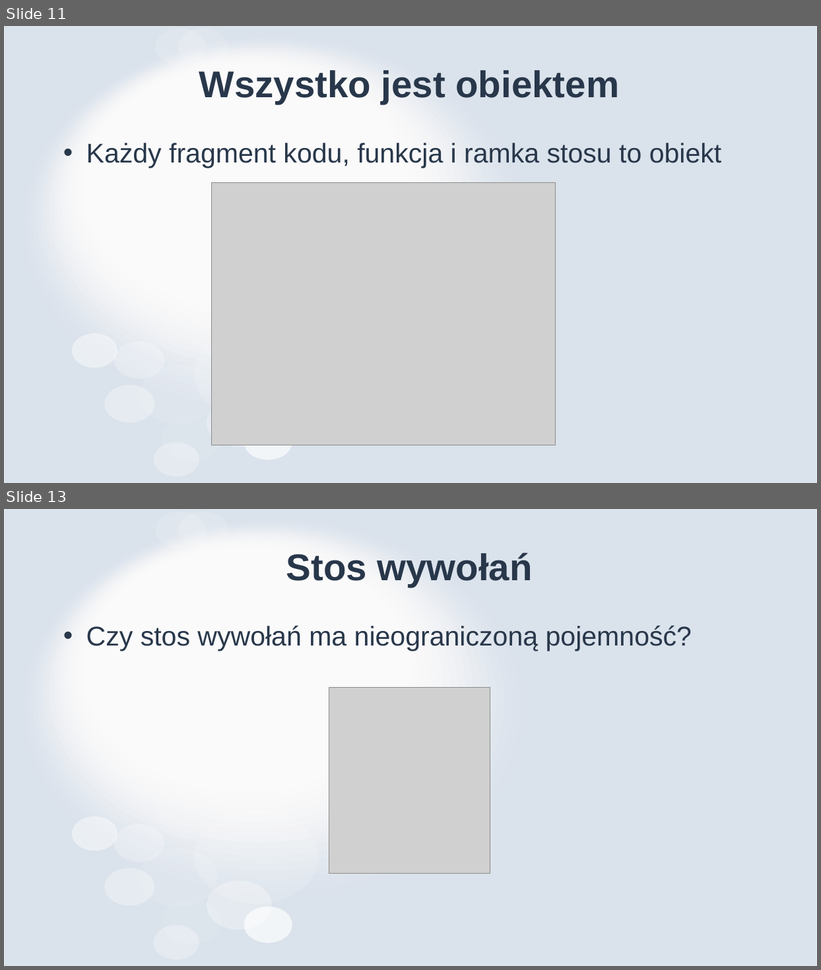
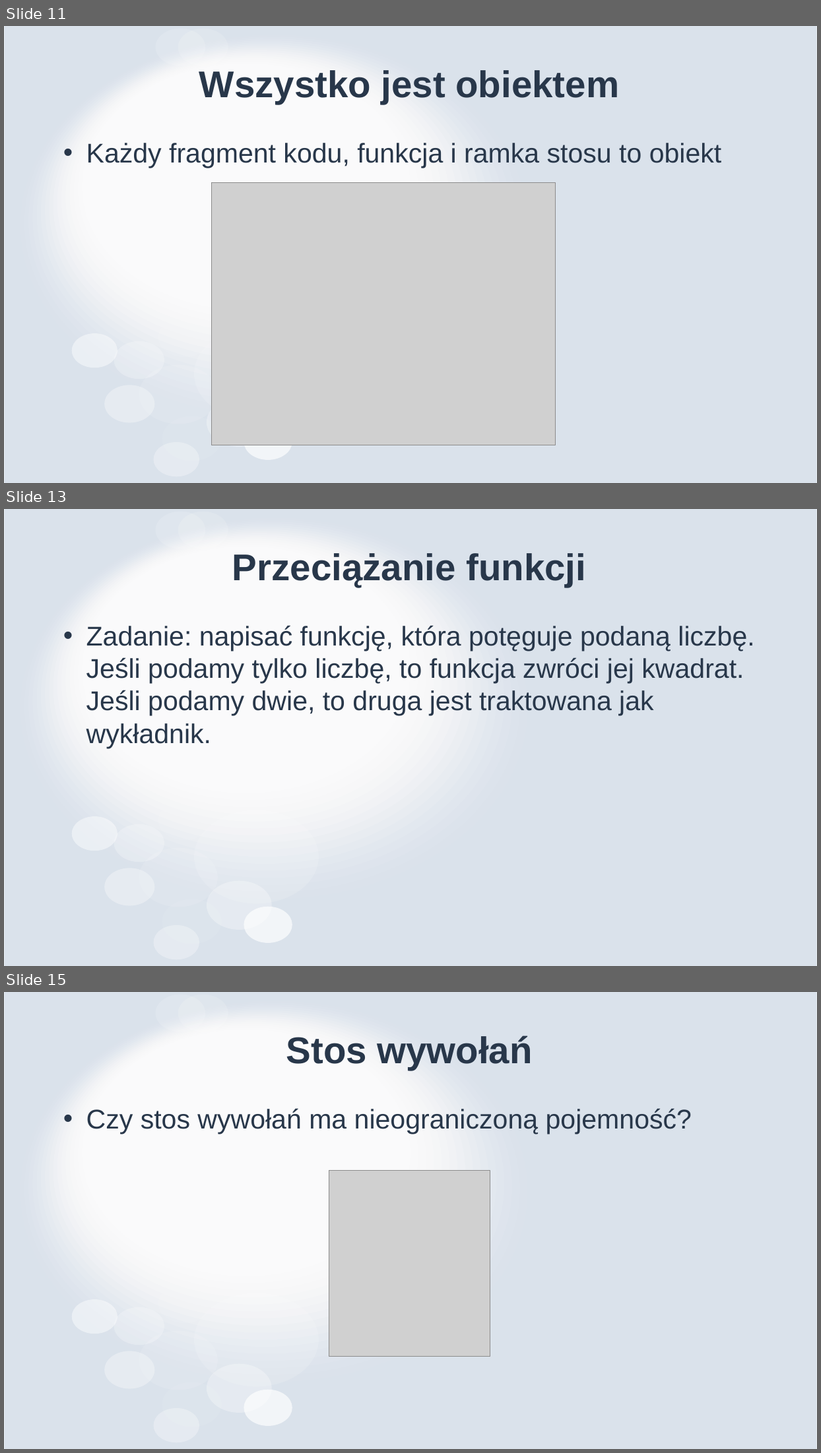
Before and after one commit to MikoStoro/ETI_Academy_python, a slide deck: Intro/Wprowadzenie.pptx. Shown one above the other, each under a label of ours: slides 11 and 13 before the commit, slides 11, 13 and 15 after it; the slides between them are not shown. The pictures are 821x970 and 821x1453 pixels, drawn with LibreOffice and Linux fonts; fonts in the diff are those of the drawing; grey boxes stand for pictures. Boxes give left, top, right and bottom in pixels: in the first picture for what was removed or moved away, otherwise in the second. Text is boxed around its words. In the diff, an @@ line names an element or a change of style, - is before the commit and + after.

```diff
--- a/Intro/Wprowadzenie.pptx
+++ b/Intro/Wprowadzenie.pptx
@@ slide 13 added at box(4, 509, 817, 966), background #FFFFFF; not listed: 31 template elements that a slide beside it also shows @@
@@ title added at box(232, 553, 586, 587), 44 pt, text #28374A, bold @@
+Przeciążanie funkcji
@@ text added at box(86, 625, 754, 749), 32 pt, text #28374A @@
+• Zadanie: napisać funkcję, która potęguje podaną liczbę. Jeśli podamy tylko liczbę, to funkcja zwróci jej kwadrat. Jeśli podamy dwie, to druga jest traktowana jak wykładnik.
@@ what was slide 13 is now slide 15 @@
```
Also in this commit, not shown: 1 slide changed, 1 other slide added, 3 other files.
